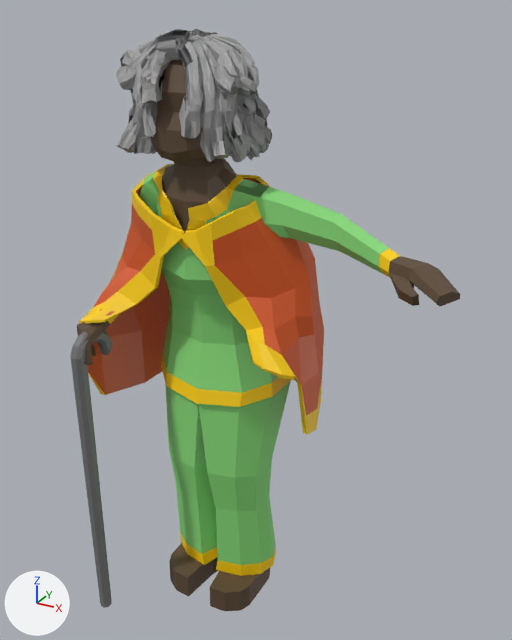
An edit to the FBX model Assets/Animations/Character/gran_anim.fbx, drawn before and after from the same camera.
The view is the same before and after, from a 50 mm camera at (0.933, -1.464, 1.636) aimed at (0.116, 0.022, 0.893). Every picture has the same lights, and +X, +Y and +Z are marked at lower left. Where no turn or scale is listed for an object, it has been applied to the vertices. Vertices at the same position are counted once.

The older version as bpy lines, for what is in view:
```python
me_mesh = bpy.data.meshes.new('Mesh')
me_mesh.from_pydata(...)  # 5456 vertices, 10165 faces; spans x -0.3..0.67, y -0.27..0.25, z 0.0..1.6
# faces by material slot: [276, 193, 116, 4, 9576]
me_mesh.materials.append(mat_skin)  # brown #5c4935
me_mesh.materials.append(mat_cloth)  # green #89db7a
me_mesh.materials.append(mat_cloth2)  # yellow #ffd200
me_mesh.materials.append(mat_cape)  # orange #d5561c
me_mesh.materials.append(mat_hair)  # grey #a1a1a1
me_mesh_001 = bpy.data.meshes.new('Mesh.001')
me_mesh_001.from_pydata(...)  # 96 vertices, 90 faces; spans x -0.018..0.018, y -0.069..0.069, z -0.442..0.442
me_mesh_001.materials.append(mat_cane)  # grey #727272
me_mesh_002 = bpy.data.meshes.new('Mesh.002')
me_mesh_002.from_pydata(...)  # 248 vertices, 255 faces; spans x -30.0..30.0, y -33.0..33.0, z -26.3..24.1
# faces by material slot: [98, 157]
me_mesh_002.materials.append(mat_cloth2)  # yellow #ffd200
me_mesh_002.materials.append(mat_cape)  # orange #d5561c
ob_cane = bpy.data.objects.new('Cane', me_mesh_001)
ob_cane.location = (-0.241, -0.214, 0.441)
ob_cape = bpy.data.objects.new('Cape', me_mesh_002)
ob_cape.parent = ob_cape1
ob_cape.location = (0.561, 93.56, -2.228)
ob_gran = bpy.data.objects.new('Gran', me_mesh)
ob_gran.location = (0.0, 0.0, 0.0)
```
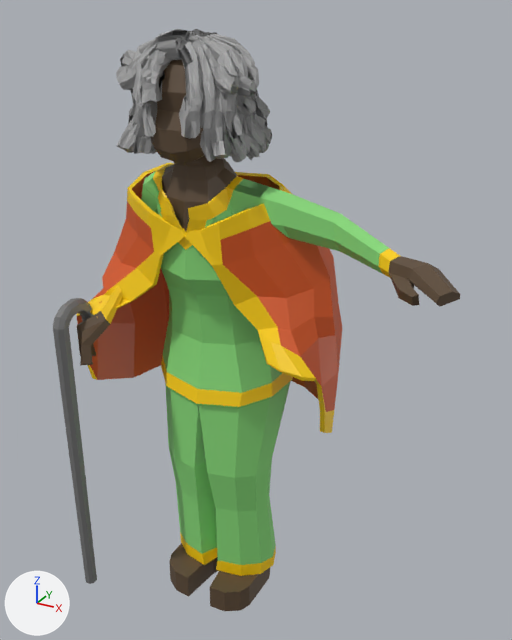
Boxes [x1, y1, x2, y2] around the edits, measured in the pictures (512 x 640 px; the box of a moved part takes in the faces that stretch with it):
```json
{"object": "Cape", "change": "reshaped, moved, rescaled", "before": [79, 173, 324, 434], "after": [77, 163, 342, 433], "on screen": "8% wider"}
{"object": "Cane", "change": "moved", "before": [70, 331, 112, 608], "after": [53, 298, 97, 584]}
{"part": 1, "of": "me_mesh_002", "change": "moved or reshaped", "before": [79, 256, 324, 434], "after": [77, 252, 338, 433]}
```

The change, as JSON lines over the scene's bpy script:
```json
{"block": "me_mesh_002", "where": "# used by ob_cape; parent = ob_cape1; location = (0.561, 93.56, -2.228)"}
{"op": "remove", "block": "me_mesh_002", "code": "me_mesh_002.from_pydata(...)  # 248 vertices, 255 faces; spans x -30.0..30.0, y -33.0..33.0, z -26.3..24.1"}
{"op": "add", "block": "me_mesh_002", "code": "me_mesh_002.from_pydata(...)  # 248 vertices, 255 faces; spans x -30.0..30.0, y -32.5..33.0, z -21.6..23.0"}
{"block": "me_mesh_002", "change": "me_mesh_002 part 1: 75 of 248 vertices moved; they spanned x -30.0..29.2, y -33.0..3.1, z -26.3..24.1 and now span x -30.0..29.2, y -32.5..2.5, z -21.6..20.6; mean shift (0.1, -0.3, 0.5); largest move (0.0, -28.1, -26.3) -> (0.0, -30.9, -20.9)"}
{"op": "set", "path": "ob_cane.location", "old": "(-0.241, -0.214, 0.441)", "new": "(-0.289, -0.215, 0.512)"}
{"op": "set", "path": "ob_cape.location", "old": "(0.561, 93.56, -2.228)", "new": "(0.561, 93.56, -4.658)"}
{"op": "set", "path": "ob_cape.scale", "old": "(1.0, 1.0, 1.0)", "new": "(1.16, 1.0, 1.07)"}
```
